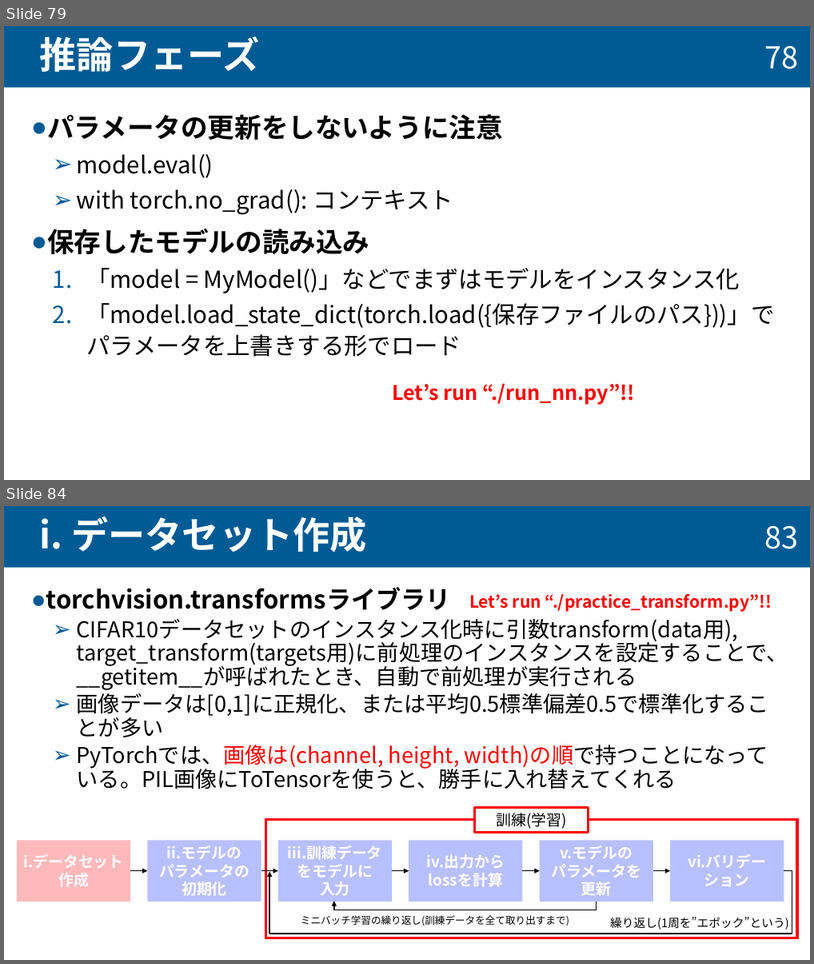
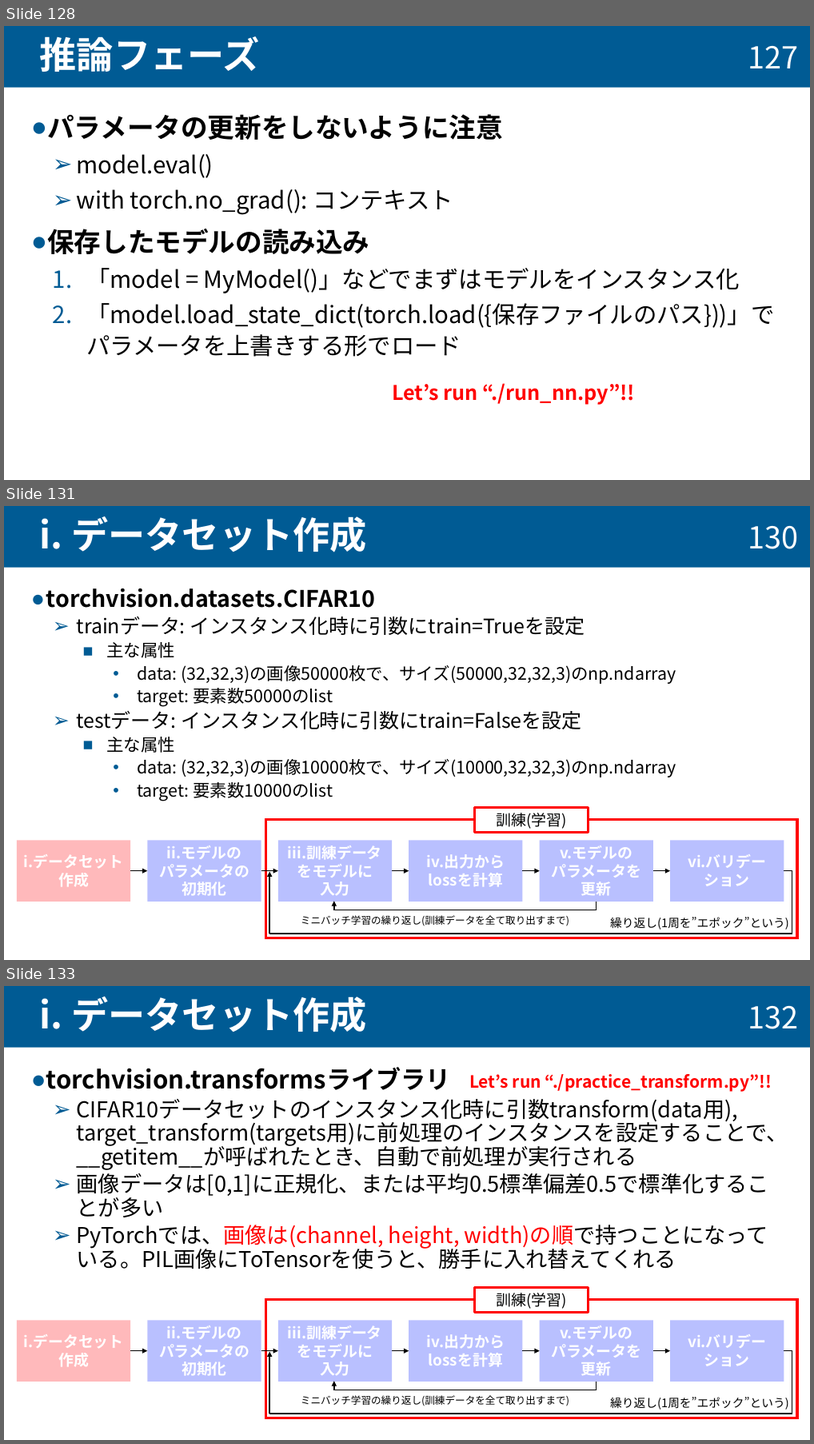
Before and after one commit to taiseifujisawa/cnn_manual_nktlab, a slide deck: cnn_manual.pptx. Shown one above the other, each under a label of ours: slides 79 and 84 before the commit, slides 128, 131 and 133 after it; the slides between them are not shown. The pictures are 814x964 and 814x1444 pixels, drawn with LibreOffice and Linux fonts; fonts in the diff are those of the drawing. Boxes give left, top, right and bottom in pixels: in the first picture for what was removed or moved away, otherwise in the second. Text is boxed around its words. In the diff, an @@ line names an element or a change of style, - is before the commit and + after.

```diff
--- a/cnn_manual.pptx
+++ b/cnn_manual.pptx
@@ slide 131 added at (4,506,810,960), background #FFFFFF @@
@@ title added at (4,506,810,567), fill #005B94, 44 pt, text #FFFFFF, bold @@
+i. データセット作成
@@ page number added at (748,526,798,549), 36 pt, text #FFFFFF @@
+130
@@ text added at (46,588,677,800), 20.4 pt, text #000000 @@
+● torchvision.datasets.CIFAR10
+  ➢ trainデータ: インスタンス化時に引数にtrain=Trueを設定
+    ■ 主な属性
+      • data: (32,32,3)の画像50000枚で、サイズ(50000,32,32,3)のnp.ndarray
+      • target: 要素数50000のlist
+  ➢ testデータ: インスタンス化時に引数にtrain=Falseを設定
+    ■ 主な属性
+      • data: (32,32,3)の画像10000枚で、サイズ(10000,32,32,3)のnp.ndarray
+      • target: 要素数10000のlist
@@ group added at (17,808,798,938): 8 rectangles, 7 arrows, 2 texts, 2 lines, 1 elbow line @@
+i.データセット
+作成
+ii.モデルの
+パラメータの
+初期化
+iii.訓練データ
+をモデルに
+入力
+iv.出力からlossを計算
+v.モデルの
+パラメータを更新
+vi.バリデーション
+訓練(学習)
+繰り返し(1周を”エポック”という)
+ミニバッチ学習の繰り返し(訓練データを全て取り出すまで)
@@ what was slide 79 is now slide 128 @@
@@ page number at (748,46,798,68): text changed @@
-78
+127
@@ what was slide 84 is now slide 133 @@
@@ page number at (748,1006,798,1029): text changed @@
-83
+132
```
Also in this commit, not shown: 5 slides changed, 35 other slides added.
